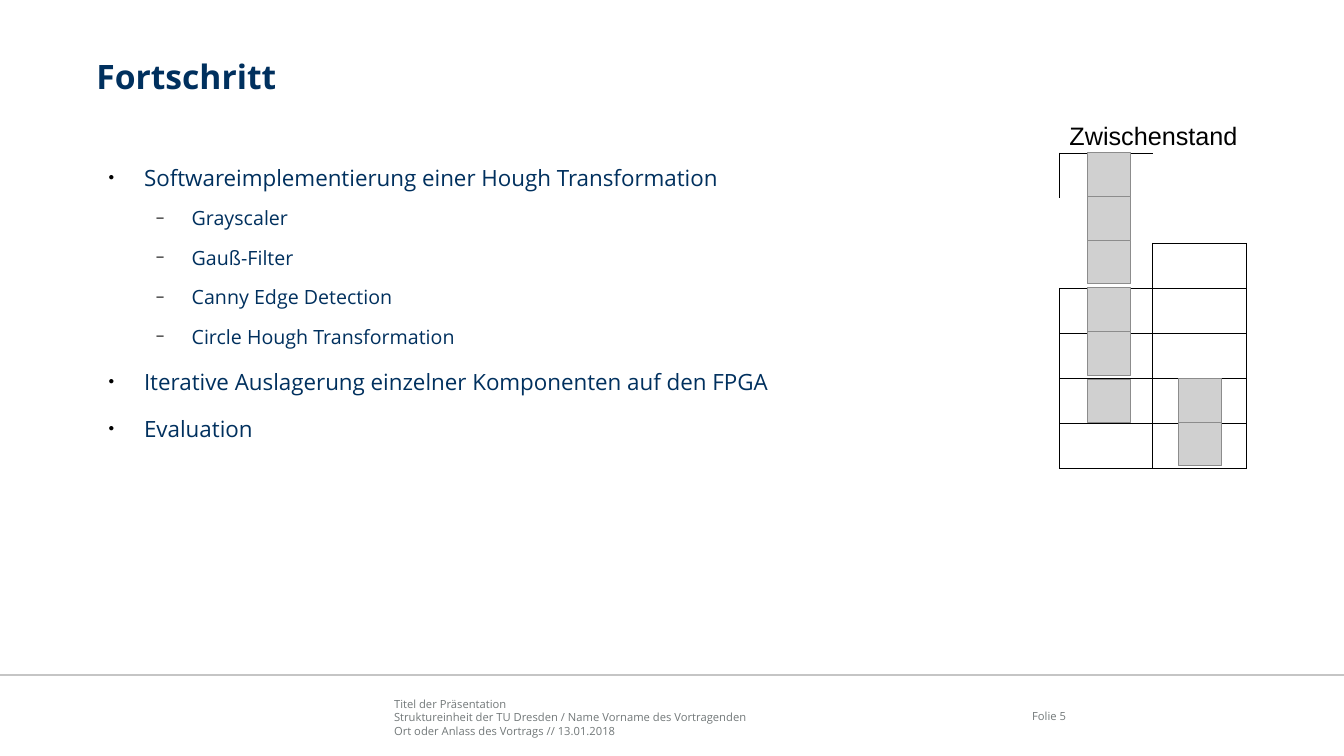
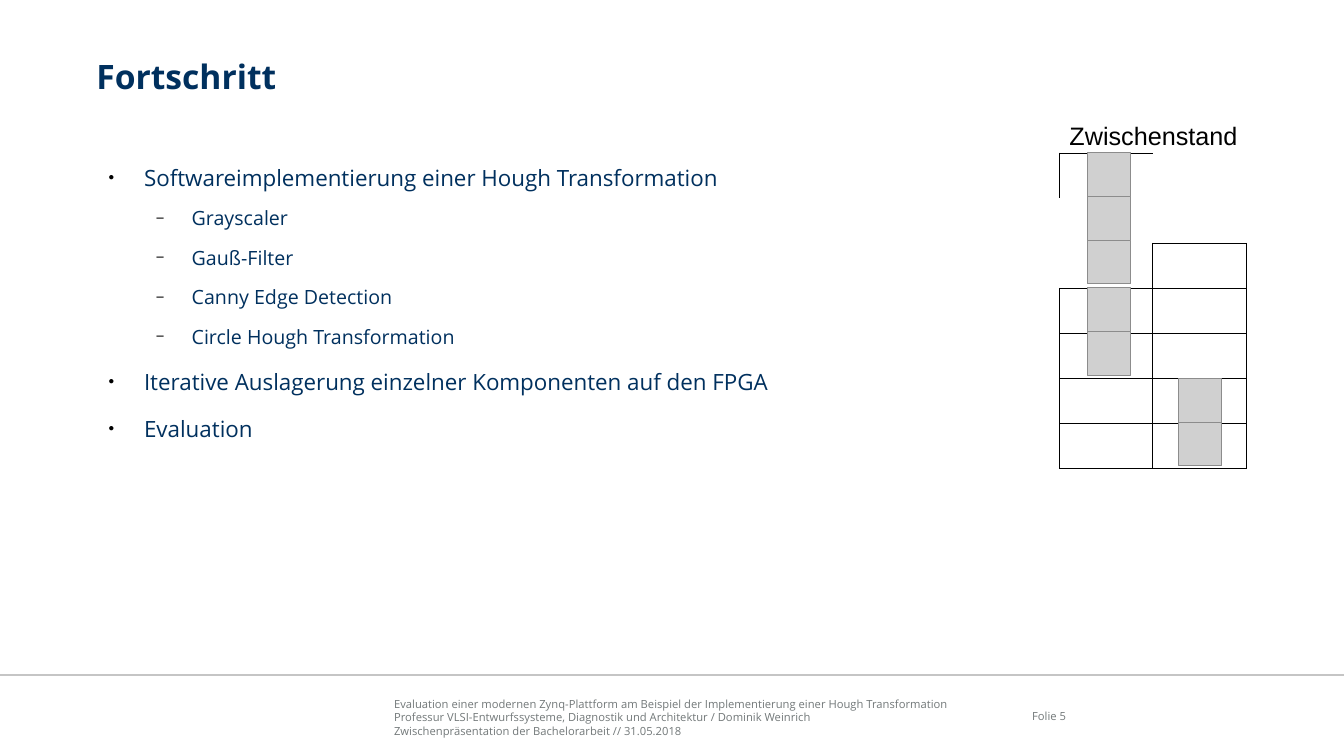
Before and after one commit to freeDom-/hough, a slide deck: slide 5 of Zwischenpräsentation/Zwischenpräsentation.odp. Drawn at 1344x756 pixels with LibreOffice and Linux fonts; fonts in the diff are those of the drawing; grey boxes stand for pictures; background and template pictures are left out. Boxes give left, top, right and bottom in pixels: in the first picture for what was removed or moved away, otherwise in the second. Text is boxed around its words. In the diff, an @@ line names an element or a change of style, - is before the commit and + after.

```diff
--- a/Zwischenpräsentation/Zwischenpräsentation.odp
+++ b/Zwischenpräsentation/Zwischenpräsentation.odp
@@ picture removed at (x1=1088, y1=379, x2=1131, y2=422) @@
@@ text at (x1=394, y1=699, x2=947, y2=738): text changed @@
-Titel der Präsentation
-Struktureinheit der TU Dresden / Name Vorname des Vortragenden
-Ort oder Anlass des Vortrags // 13.01.2018
+Evaluation einer modernen Zynq-Plattform am Beispiel der Implementierung einer Hough Transformation
+Professur VLSI-Entwurfssysteme, Diagnostik und Architektur / Dominik Weinrich
+Zwischenpräsentation der Bachelorarbeit // 31.05.2018
```
Also in this commit, not shown: 17 other slides changed, 5 slides added, 1 slide removed, 21 other files.
